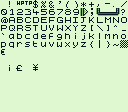
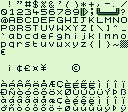
Layered file, before and after one edit (128px x 112px). Changes by layer:
added layer "Layer 21" above "Layer 11" over [105, 104, 126, 112]
added layer "Layer 11" above "Layer 10" over [65, 96, 94, 104]
added layer "Layer 10" above "Layer 9" over [66, 96, 86, 100]
added layer "Layer 9" above "Layer 20 copy" over [66, 96, 86, 98]
added layer "Layer 20 copy" above "Layer 20" over [105, 104, 110, 112]
added layer "Layer 20" above "Layer 19 copy 3" over [106, 104, 126, 112]
added layer "Layer 19 copy 3" above "Layer 19 copy 2" over [97, 105, 108, 112]
added layer "Layer 16" above "Layer 15" over [74, 104, 93, 106]
added layer "Layer 15" above "Layer 14 copy 4" over [26, 88, 71, 111]
added layer "Layer 13" above "Layer 12" over [18, 104, 53, 106]
added layer "Layer 12" above "Layer 8 copy 4" over [1, 96, 126, 111]
added layer "Layer 8 copy 2" above "Layer 8 copy" over [81, 96, 86, 104]
added layer "Layer 8 copy" above "Layer 8" over [73, 96, 78, 104]
added layer "Layer 8" above "Layer 7 copy 3" over [65, 96, 70, 104]
added layer "Layer 7 copy 3" above "Layer 7 copy 2" over [34, 88, 62, 104]
added layer "Layer 6 copy 5" above "Layer 6 copy 4" over [18, 96, 55, 103]
added layer "Layer 5" above "Layer 4 copy" over [1, 96, 14, 103]
added layer "Layer 4 copy" above "Layer 4" over [0, 1, 126, 95]
added layer "Layer 3 copy 2" above "Layer 3 copy" over [1, 80, 47, 87]
added layer "Layer 3 copy" above "Layer 3" over [9, 80, 15, 87]
painted on "Layer 3" over [1, 64, 39, 87]
painted on "Layer 2" over [16, 64, 80, 72]
painted on "Layer 1" over [16, 64, 80, 72]
painted on "Background" over [16, 64, 80, 71]
…and 16 more changes (16 added)
